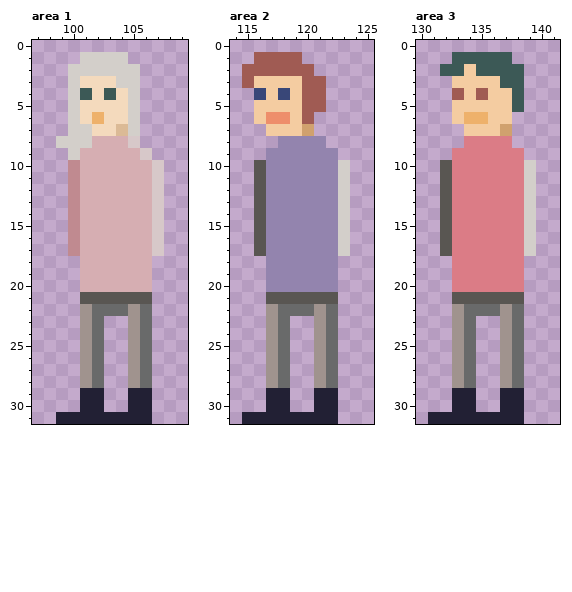
A pixel-art file gets an edit: img/Characters.aseprite. Above: the version before the commit.
320x32 pixels, 1 frame. Shown: area 1: x 97..109, y 0..31; area 2: x 114..125, y 0..31; area 3: x 130..141, y 0..31. The commit also changed other parts of the picture, which this record leaves out.
After the commit:
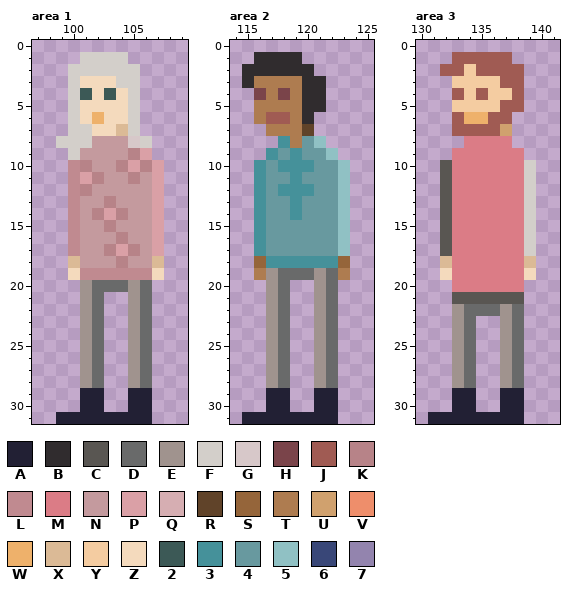
Palette (. is transparent): A #222034  B #302c2e  C #595652  D #696a6a  E #a0938e  F #d3cfca  G #d7c8c9  H #7a444a  J #a05b53  K #b78388  L #c08a90  M #db7c86  N #c49a9e  P #daa0a6  Q #d6aeb2  R #604329  S #95653a  T #ae7c50  U #d0a16e  V #ee8e6b  W #eeb16b  X #dbba96  Y #f4cca1  Z #f4dabd  2 #3c5956  3 #45919a  4 #68999f  5 #90c1c4  6 #394778  7 #9384ae
From old to new:
Area 1, layers "Clothing", "Hair", "Skin":
y 8: x 102..104 QQQ -> NNN; x 106 . -> F
y 9: x 101..106 QQQQQG -> NNNNKP
y 10: x 101..107 QQQQQQG -> KNNKPKP
y 11: x 101..107 QQQQQQG -> PKNNKNP
y 12: x 101..107 QQQQQQG -> KNNNNNP
y 13: x 101..107 QQQQQQG -> NNKNNNP
y 14: x 101..107 QQQQQQG -> NKPKNNP
y 15: x 101..107 QQQQQQG -> NNKNNNP
y 16: x 101..107 QQQQQQG -> NNNKNNP
y 17: x 101..107 QQQQQQG -> NNKPKNP
y 18: x 100..107 .QQQQQQ. -> XNNNKNNX
y 19: x 100..107 .QQQQQQ. -> ZLLLLLLZ
y 20: x 101..106 QQQQQQ -> EDDDED
y 21: x 101..106 CCCCCC -> ED..ED
y 22: x 103..104 DD -> ..
Area 2, layers "Clothing", "Hair", "Skin":
y 1: x 116..119 JJJJ -> BBBB
y 2: x 115..120 JJJJJJ -> BBBBBB
y 3: x 115..121 JYYYYJJ -> BTTTTBB
y 4: x 116..121 6Y6YJJ -> HTHTBB
y 5: x 116..121 YYYYJJ -> TTTTBB
y 6: x 116..120 YVVYJ -> TJJTB
y 7: x 117..120 YYYU -> TTTR
y 8: x 118..121 7777 -> 3T45
y 9: x 117..122 777777 -> 343445
y 10: x 116..123 C777777F -> 34333445
y 11: x 116..123 C777777F -> 34434445
y 12: x 116..123 C777777F -> 34333445
y 13..14: x 116..123 C777777F -> 34434445
y 15..17: x 116..123 C777777F -> 34444445
y 18: x 116..123 .777777. -> S333333S
y 19: x 116..123 .777777. -> TEDDDEDT
y 20: x 117..122 777777 -> ED..ED
y 21: x 117..122 CCCCCC -> ED..ED
y 22: x 119..120 DD -> ..
Area 3, layers "Hair", "Skin":
y 1: x 133..137 22222 -> JJJJJ
y 2: x 132..133 22 -> JJ; x 135..138 2222 -> JJJJ
y 3: x 137..138 22 -> JJ
y 4: x 138 2 -> J
y 5: x 137..138 Y2 -> JJ
y 6: x 133 Y -> J; x 136..137 YY -> JJ
y 7: x 133..136 .YYY -> JJJJ
y 18: x 132 . -> X; x 139 . -> X
y 19: x 132 . -> Z; x 139 . -> Z
